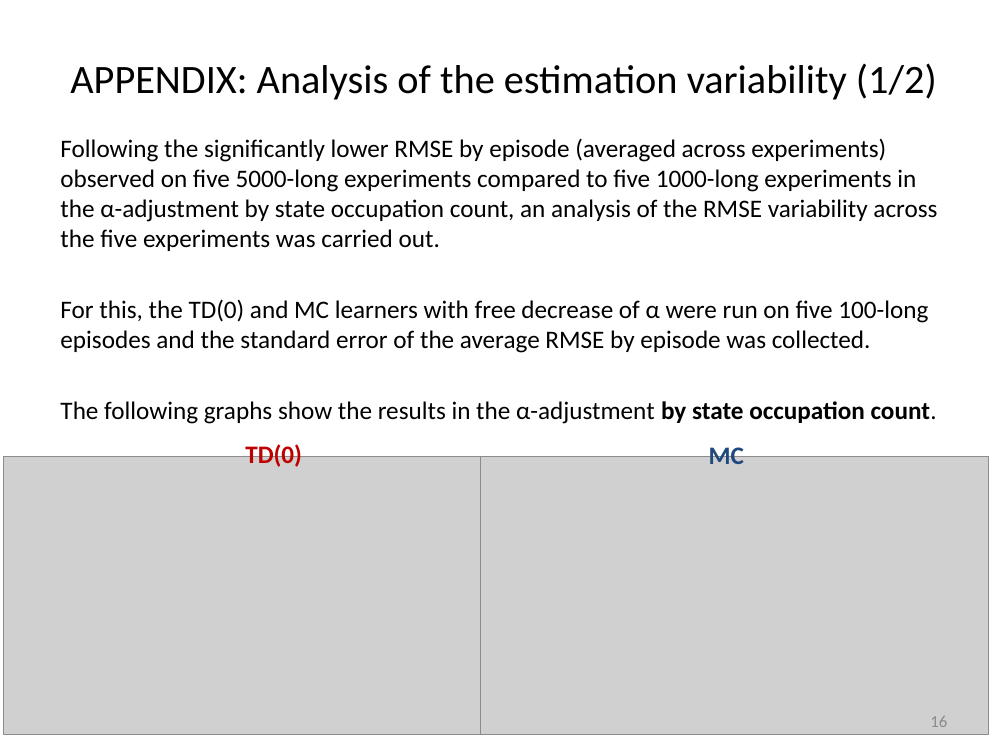
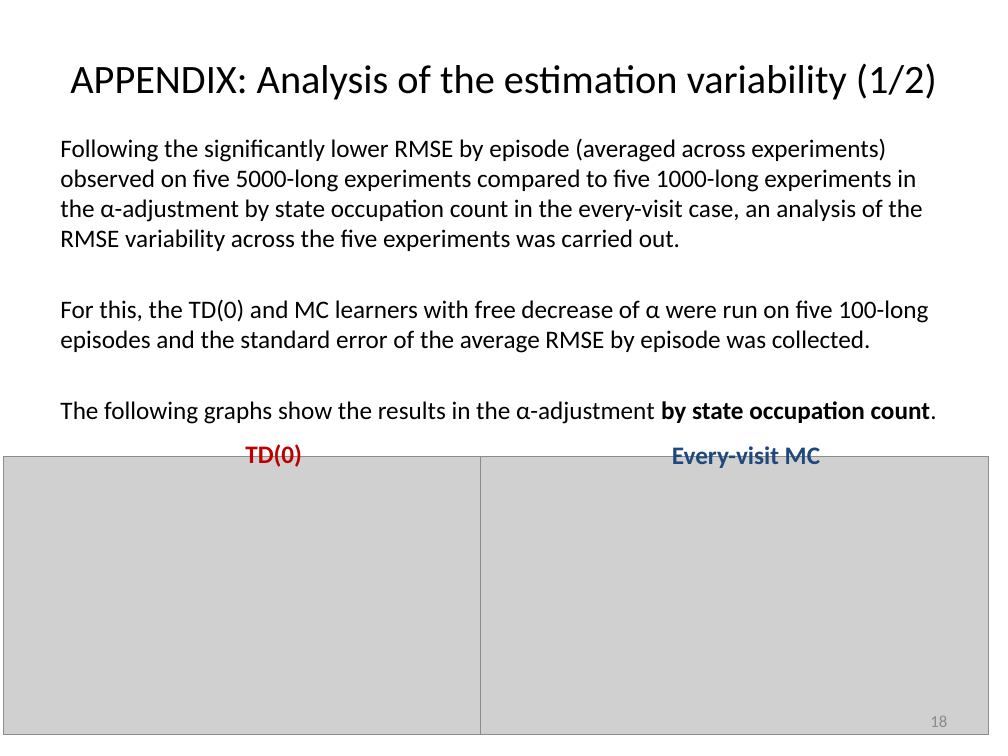
Before and after one commit to mastropi/RL, a slide deck: slide 18 of RL-001-MemoryManagement/results/202004Apr30-ResultsTDLambda&MC-1DGridworld.pptx (slide 16 before the commit). Drawn at 1008x756 pixels with LibreOffice and Linux fonts; fonts in the diff are those of the drawing; grey boxes stand for pictures. Boxes give left, top, right and bottom in pixels: in the first picture for what was removed or moved away, otherwise in the second. Text is boxed around its words. In the diff, an @@ line names an element or a change of style, - is before the commit and + after.

```diff
--- a/RL-001-MemoryManagement/results/202004Apr30-ResultsTDLambda&MC-1DGridworld.pptx
+++ b/RL-001-MemoryManagement/results/202004Apr30-ResultsTDLambda&MC-1DGridworld.pptx
@@ text at <box>60,138,922,251</box>: text changed @@
-Following the significantly lower RMSE by episode (averaged across experiments) observed on five 5000-long experiments compared to five 1000-long experiments in the α-adjustment by state occupation count, an analysis of the RMSE variability across the five experiments was carried out.
+Following the significantly lower RMSE by episode (averaged across experiments) observed on five 5000-long experiments compared to five 1000-long experiments in the α-adjustment by state occupation count in the every-visit case, an analysis of the RMSE variability across the five experiments was carried out.
@@ text at <box>672,444,820,468</box>: text changed @@
-MC
+Every-visit MC
@@ page number at <box>930,716,947,727</box>: text changed @@
-16
+18
```
Also in this commit, not shown: 6 other slides changed, 2 slides added, 4 other files.
